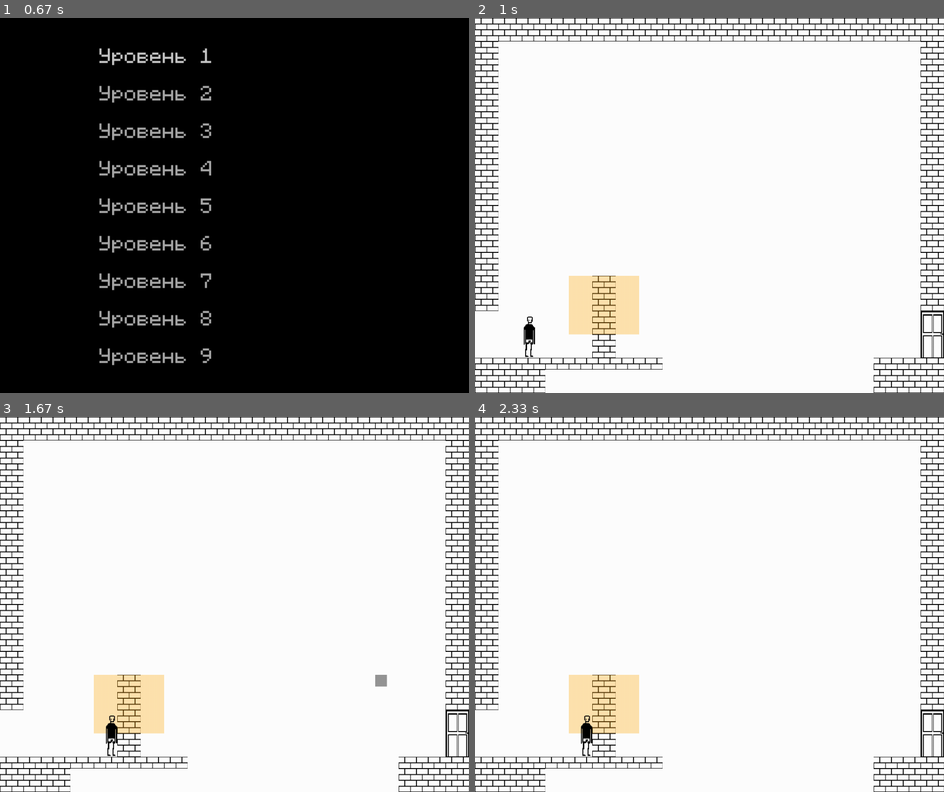
Above: before the commit, frames 1-4 (two rows, left to right).
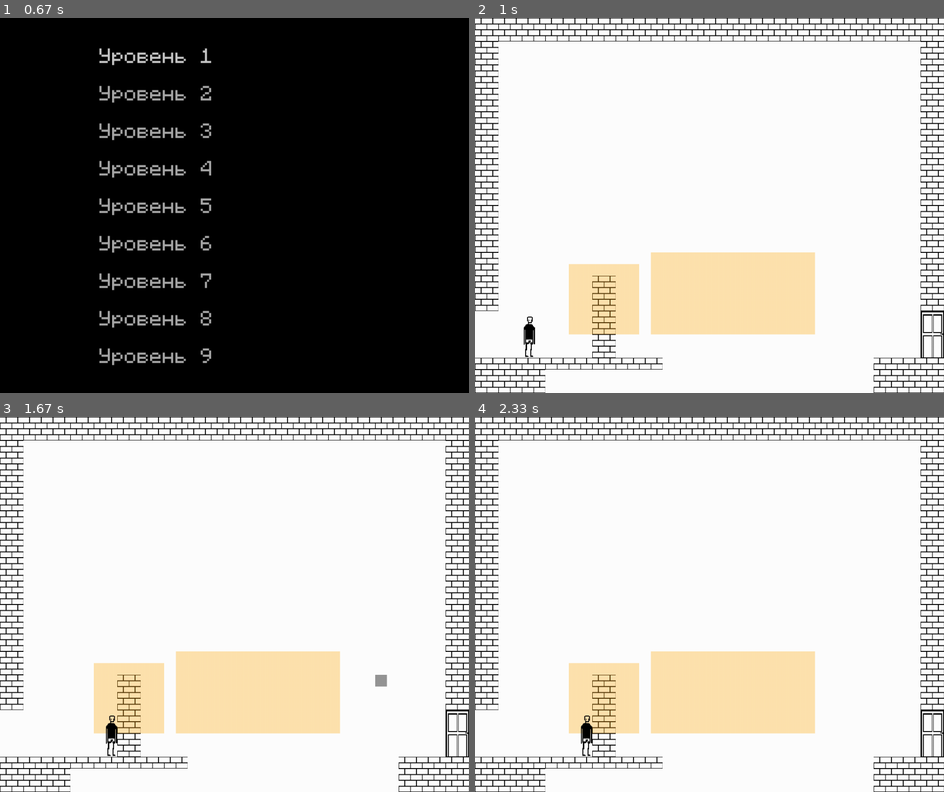
Above: after the commit, the same moments.

Repository: remalQ/pygame-project
Game: pygame game, started from Main.py
Two runs of this game, one before a commit and one after it. Both use one fixed random seed, a clock stepped at 60 frames per second and the inputs below.
Inputs (mouse positions are in pixels of both pictures, inside the frame that each line leads up to):
- Up to frame 1 (0.67 s): click "Начать игру" at 0.38 s
- Up to frame 2 (1 s): press the mouse at (629, 55) at 0.7 s; move the mouse to (587, 183) at 0.8 s; release the mouse at (545, 314) at 0.93 s
- Up to frame 3 (1.67 s): hold D 1-1.47 s; click (379, 679) at 1.6 s
- Up to frame 4 (2.33 s): press the mouse at (667, 739) at 1.92 s; move the mouse to (639, 732) at 2.02 s; release the mouse at (606, 724) at 2.15 s

Frame 1 is identical in both runs. In frame 2, 8.2% of the frame differs, in the area x 20-73%, y 62-85%; in frame 3, 8.2%; in frame 4, 8.2%.

Commit message:
improve collisions in ghost zone

Diff:
--- a/Create_Maps.py
+++ b/Create_Maps.py
@@ -262,7 +262,7 @@
         box = TextInputBox(SCREEN_WIDTH//2-150, SCREEN_HEIGHT//2-25, 300, 50)
         font = pygame.font.SysFont('Arial', 24)
         prompt = (
-            "1: double_jump (jump x3)\n"
+            "1: double_jump (jump x1.5)\n"
             "2: low_gravity (gravity x0.3)\n"
             "3: ghost_mode\n"
             "Введите 1–3 и нажмите Enter:"
@@ -289,7 +289,7 @@
             self.clock.tick(FPS)
 
         if choice == 1:
-            return 'double_jump', 3.0
+            return 'double_jump', 1.5
         elif choice == 2:
             return 'low_gravity', 0.3
         else:
--- a/Player.py
+++ b/Player.py
@@ -49,7 +49,7 @@
         # Флаг первого кадра
         self.first_frame = True
 
-        # Загрузка спрайтов и сброс состояния
+        # Загрузка спрайтов и инициализация
         self.reset(x, y)
 
 
@@ -81,45 +81,45 @@
         self.in_air = True
 
         # Сброс режимов
-        self.drawing_platform = False
+        self.drawing_platform   = False
         self.platform_start_pos = None
-        self.platform_end_pos = None
-        self.falling_mode = False
-        self.fall_speed = 0
-        self.first_frame = True
+        self.platform_end_pos   = None
+        self.falling_mode       = False
+        self.fall_speed         = 0
+        self.first_frame        = True
 
         # Сброс зон-эффектов
         self.jump_multiplier = 1.0
-        self.gravity = DEFAULT_GRAVITY
-        self.can_pass_walls = False
+        self.gravity         = DEFAULT_GRAVITY
+        self.can_pass_walls  = False
 
         # Сброс отскока
-        self.vertical_bouncing = False
-        self.horizontal_bouncing = False
-        self.vertical_bounce_speed = 0
-        self.horizontal_bounce_speed = 0
-        self.vertical_bounce_deceleration = 0
+        self.vertical_bouncing           = False
+        self.horizontal_bouncing         = False
+        self.vertical_bounce_speed       = 0
+        self.horizontal_bounce_speed     = 0
+        self.vertical_bounce_deceleration   = 0
         self.horizontal_bounce_deceleration = 0
 
 
     def start_vertical_bounce(self, initial_speed, deceleration):
         """Запускает отскок по Y."""
-        self.vertical_bounce_speed = initial_speed
+        self.vertical_bounce_speed       = initial_speed
         self.vertical_bounce_deceleration = deceleration
-        self.vertical_bouncing = True
+        self.vertical_bouncing           = True
 
 
     def start_horizontal_bounce(self, initial_speed, deceleration):
         """Запускает отскок по X."""
-        self.horizontal_bounce_speed = initial_speed
+        self.horizontal_bounce_speed       = initial_speed
         self.horizontal_bounce_deceleration = deceleration
-        self.horizontal_bouncing = True
+        self.horizontal_bouncing           = True
 
 
     def start_falling(self):
         """Включает режим свободного падения."""
         self.falling_mode = True
-        self.fall_speed = 3
+        self.fall_speed   = 3
 
 
     def update(self, game_over, world, door_group, coin_group, screen):
@@ -130,7 +130,7 @@
         dy = 0
         walk_cooldown = 3
 
-        # Хелпер для ghost_mode
+        # helper: True, если эта плитка в зоне ghost_mode
         def tile_in_ghost_zone(tile):
             for z in world.zones:
                 if z['effect'] == 'ghost_mode':
@@ -142,27 +142,27 @@
             key = pygame.key.get_pressed()
             mouse_buttons = pygame.mouse.get_pressed()
 
-            # === Платформы, рисуемые игроком (уровень 3) ===
+            # --- рисуем платформы (ур.3) ---
             if hasattr(world, 'allow_drawing') and world.allow_drawing:
-                mouse_pos = pygame.mouse.get_pos()
+                mpos = pygame.mouse.get_pos()
                 if mouse_buttons[0]:
                     if not self.drawing_platform:
-                        self.drawing_platform = True
-                        self.platform_start_pos = (mouse_pos[0] // TILE_SIZE) * TILE_SIZE
-                    self.platform_end_pos = (mouse_pos[0] // TILE_SIZE) * TILE_SIZE
+                        self.drawing_platform   = True
+                        self.platform_start_pos = (mpos[0] // TILE_SIZE) * TILE_SIZE
+                    self.platform_end_pos = (mpos[0] // TILE_SIZE) * TILE_SIZE
                 else:
                     if self.drawing_platform:
                         self.drawing_platform = False
                         if self.platform_start_pos is not None and self.platform_end_pos is not None:
                             start_x = min(self.platform_start_pos, self.platform_end_pos)
                             end_x   = max(self.platform_start_pos, self.platform_end_pos)
+                            y_tile  = (mpos[1] // TILE_SIZE) * TILE_SIZE
                             for x in range(start_x, end_x + TILE_SIZE, TILE_SIZE):
-                                world.add_drawable_platform(x,
-                                   (mouse_pos[1] // TILE_SIZE) * TILE_SIZE)
+                                world.add_drawable_platform(x, y_tile)
                         self.platform_start_pos = None
-                        self.platform_end_pos = None
-
-            # === 1) Равнозамедленный отскок ===
+                        self.platform_end_pos   = None
+
+            # --- отскок ---
             if self.vertical_bouncing:
                 dy += self.vertical_bounce_speed
                 if self.vertical_bounce_speed > 0:
@@ -181,12 +181,12 @@
                 if self.horizontal_bounce_speed == 0:
                     self.horizontal_bouncing = False
 
-            # === 2) Горизонтальное скольжение от отскока ===
+            # --- скольжение по X ---
             if abs(self.vel_x) > 0:
                 dx += self.vel_x
                 self.vel_x *= 0.9
 
-            # === 3) Управление и гравитация ===
+            # --- движение и гравитация ---
             if self.falling_mode:
                 self.fall_speed += 0.5
                 dy += self.fall_speed
@@ -200,16 +200,16 @@
                     self.direction = -1
                     if not self.in_air and self.counter > walk_cooldown:
                         self.counter = 0
-                        self.index = (self.index + 1) % len(self.images_left)
-                        self.image = self.images_left[self.index]
+                        self.index   = (self.index + 1) % len(self.images_left)
+                        self.image   = self.images_left[self.index]
                 if key[pygame.K_d]:
                     dx += 5
                     self.counter += 1
                     self.direction = 1
                     if not self.in_air and self.counter > walk_cooldown:
                         self.counter = 0
-                        self.index = (self.index + 1) % len(self.images_right)
-                        self.image = self.images_right[self.index]
+                        self.index   = (self.index + 1) % len(self.images_right)
+                        self.image   = self.images_right[self.index]
 
                 # прыжок с учётом зоны
                 if key[pygame.K_SPACE] and not self.jumped and not self.in_air:
@@ -221,24 +221,24 @@
                 if not key[pygame.K_SPACE]:
                     self.jumped = False
 
-                # смена спрайта
+                # спрайт в полёте/стоянии
                 if self.in_air:
                     self.image = (self.jump_image_right if self.direction == 1
                                   else self.jump_image_left)
                 elif not key[pygame.K_a] and not key[pygame.K_d]:
                     self.counter = 0
-                    self.index = 0
-                    self.image = (self.images_right[self.index]
-                                  if self.direction == 1
-                                  else self.images_left[self.index])
-
-                # стандартная гравитация
+                    self.index   = 0
+                    self.image   = (self.images_right[self.index]
+                                    if self.direction == 1
+                                    else self.images_left[self.index])
+
+                # гравитация
                 self.vel_y += self.gravity
                 if self.vel_y > self.max_fall_speed:
                     self.vel_y = self.max_fall_speed
                 dy += self.vel_y
 
-            # === 4) Коллизии ===
+            # --- коллизии ---
             self.in_air = True
             all_platforms = (
                 world.platform_group.sprites() +
@@ -248,14 +248,14 @@
                 world.drawable_platform_group.sprites()
             )
 
-            # первый кадр: сброс перемещений
+            # первый кадр — сброс dy
             if self.first_frame:
                 dy = 0
                 self.vel_y = 0
                 self.fall_speed = 0
                 self.first_frame = False
 
-            # горизонтальные коллизии
+            # горизонтальные
             for tile in all_platforms:
                 if self.can_pass_walls and tile_in_ghost_zone(tile):
                     continue
@@ -265,11 +265,11 @@
                                          self.rect.height):
                     if dx > 0:
                         dx = tile.rect.left - self.rect.right
-                    elif dx < 0:
+                    else:
                         dx = tile.rect.right - self.rect.left
                     self.vel_x = 0
 
-            # вертикальные коллизии
+            # вертикальные
             for tile in all_platforms:
                 if self.can_pass_walls and tile_in_ghost_zone(tile):
                     continue
@@ -303,13 +303,13 @@
                     dx += bx
                     dy += by
 
-            # === 5) Монеты ===
+            # --- монетки ---
             collected = pygame.sprite.spritecollide(self, coin_group, True)
             if collected:
                 self.coin_sound.play()
             self.coins_collected += len(collected)
 
-            # === 6) Двери и выход ===
+            # --- двери и выход ---
             for door in door_group:
                 if self.rect.colliderect(door.rect):
                     if door.image == door.opened:
@@ -320,23 +320,21 @@
                         elif self.rect.left < door.rect.right and self.direction == -1:
                             dx = door.rect.right - self.rect.left
 
-            # === 7) Падение за экран ===
+            # падение за экран
             if self.rect.y > HEIGHT:
                 game_over = -1
 
-            # применяем смещения
+            # применяем
             self.rect.x += dx
             self.rect.y += dy
 
-        # отрисовка игрока
+        # отрисовка
         screen.blit(self.image,
                     (self.rect.x - self.offset_x,
                      self.rect.bottom - self.image.get_height()))
 
         # превью рисуемых платформ
-        if self.drawing_platform and \
-           self.platform_start_pos is not None and \
-           self.platform_end_pos is not None:
+        if self.drawing_platform and self.platform_start_pos is not None and self.platform_end_pos is not None:
             start_x = min(self.platform_start_pos, self.platform_end_pos)
             end_x   = max(self.platform_start_pos, self.platform_end_pos)
             height  = (pygame.mouse.get_pos()[1] // TILE_SIZE) * TILE_SIZE
Binary file changed: Maps/level1.pkl
